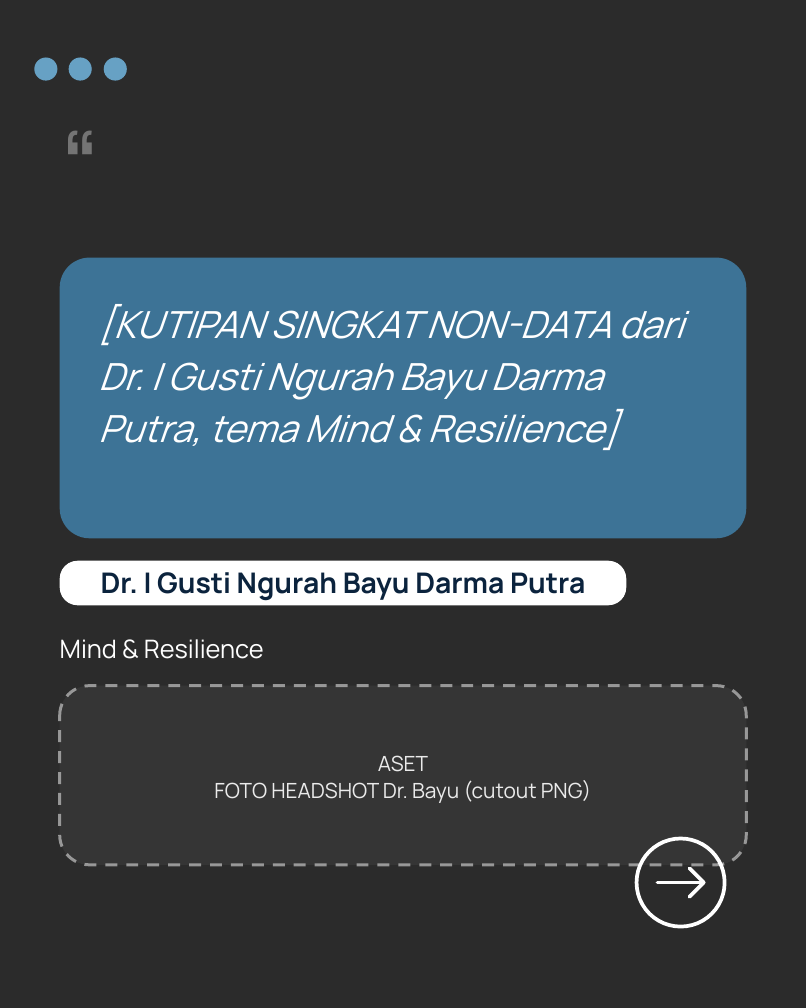
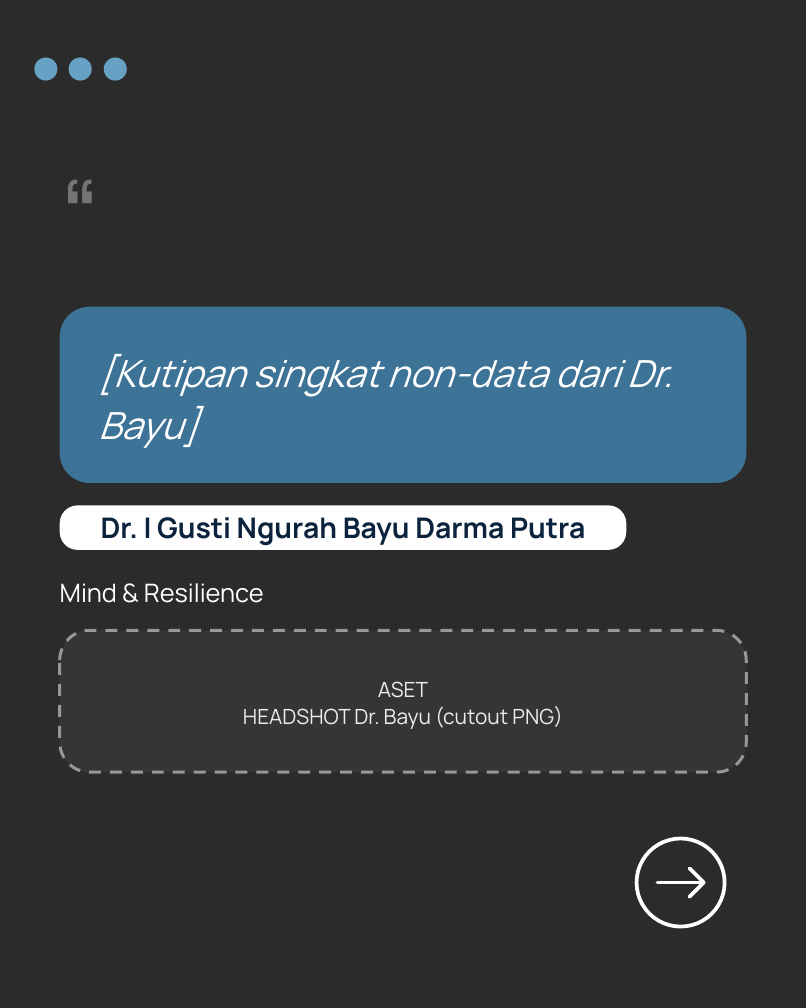
Before and after one commit to aljihadjundy-oss/jundy-aljihad, a slide deck: slide 2 of carousel-output/C04-recap-kickoff/C04.pptx. Drawn at 806x1008 pixels with LibreOffice and Linux fonts; fonts in the diff are those of the drawing; background and template pictures are left out; a plain dark background stands for a picture behind light text. Boxes give left, top, right and bottom in pixels: in the first picture for what was removed or moved away, otherwise in the second. Text is boxed around its words. In the diff, an @@ line names an element or a change of style, - is before the commit and + after.

```diff
--- a/carousel-output/C04-recap-kickoff/C04.pptx
+++ b/carousel-output/C04-recap-kickoff/C04.pptx
@@ text "“": place and size @@
-text "“" at bbox=[59, 157, 746, 235]
+text "“" at bbox=[59, 206, 746, 284]
@@ rounded rectangle at bbox=[59, 307, 746, 483]: proportions changed @@
@@ rounded rectangle: place and size @@
-rounded rectangle at bbox=[59, 257, 746, 538]
+rounded rectangle at bbox=[59, 307, 746, 483]
@@ text at bbox=[98, 354, 672, 448]: text changed @@
-[KUTIPAN SINGKAT NON-DATA dari Dr. I Gusti Ngurah Bayu Darma Putra, tema Mind & Resilience]
+[Kutipan singkat non-data dari Dr. Bayu]
@@ rounded rectangle "Dr. I Gusti Ngurah Bayu ...": place and size @@
-rounded rectangle "Dr. I Gusti Ngurah Bayu ..." at bbox=[59, 560, 626, 605]
+rounded rectangle "Dr. I Gusti Ngurah Bayu ..." at bbox=[59, 505, 626, 550]
@@ text "Mind & Resilience": place and size @@
-text "Mind & Resilience" at bbox=[60, 639, 264, 659]
+text "Mind & Resilience" at bbox=[60, 583, 264, 603]
@@ rounded rectangle "ASET HEADSHOT Dr. Bayu (cutout ...": place and size @@
-rounded rectangle "ASET HEADSHOT Dr. Bayu (cutout ..." at bbox=[59, 686, 746, 865]
+rounded rectangle "ASET HEADSHOT Dr. Bayu (cutout ..." at bbox=[59, 630, 746, 772]
@@ rounded rectangle "ASET HEADSHOT Dr. Bayu (cutout ..." at bbox=[59, 630, 746, 772]: proportions changed @@
@@ text in rounded rectangle at bbox=[243, 681, 563, 729]: text changed @@
-ASET
-FOTO HEADSHOT Dr. Bayu (cutout PNG)
+ASET
+HEADSHOT Dr. Bayu (cutout PNG)
```
Also in this commit, not shown: 3 other slides changed, 9 other files.
